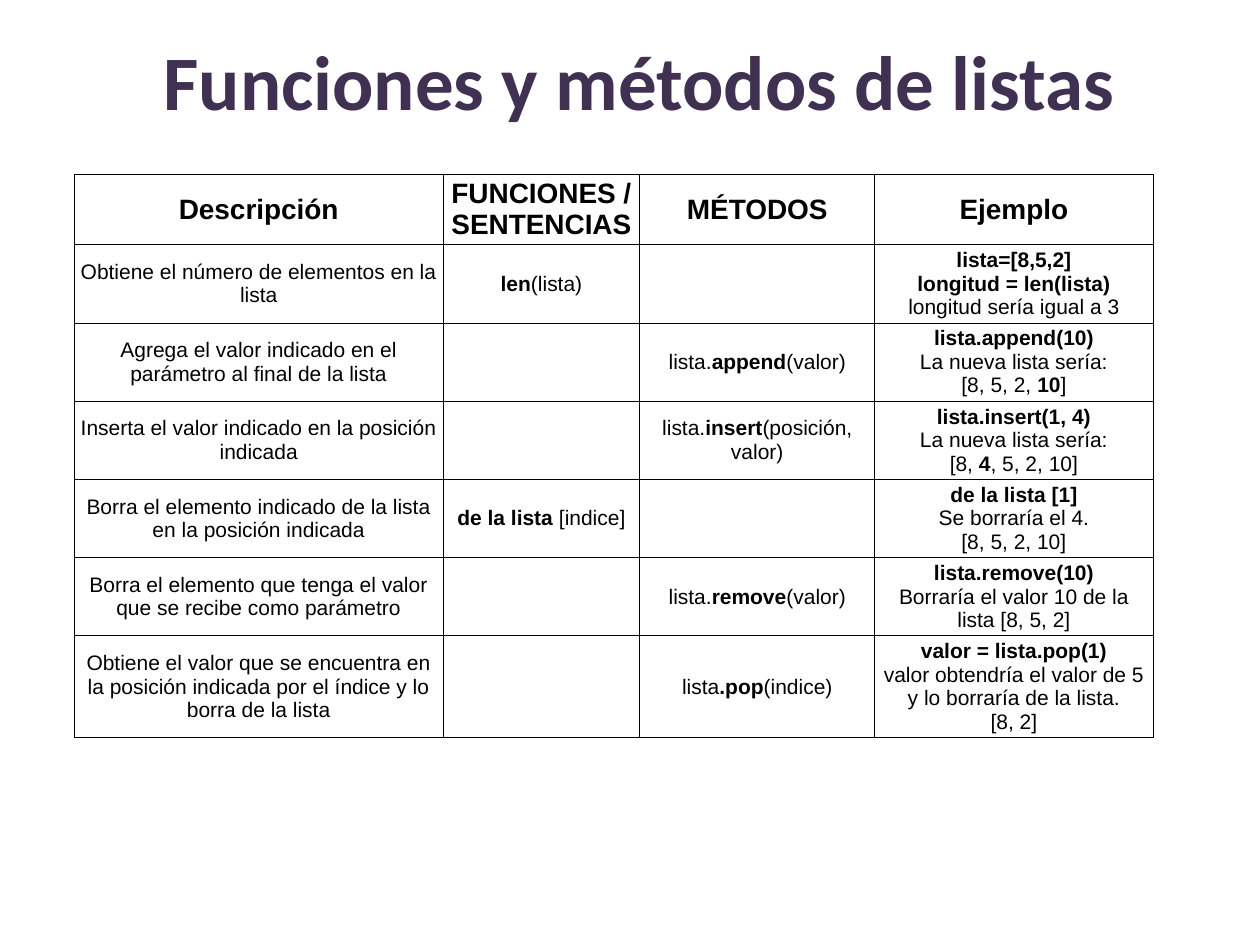
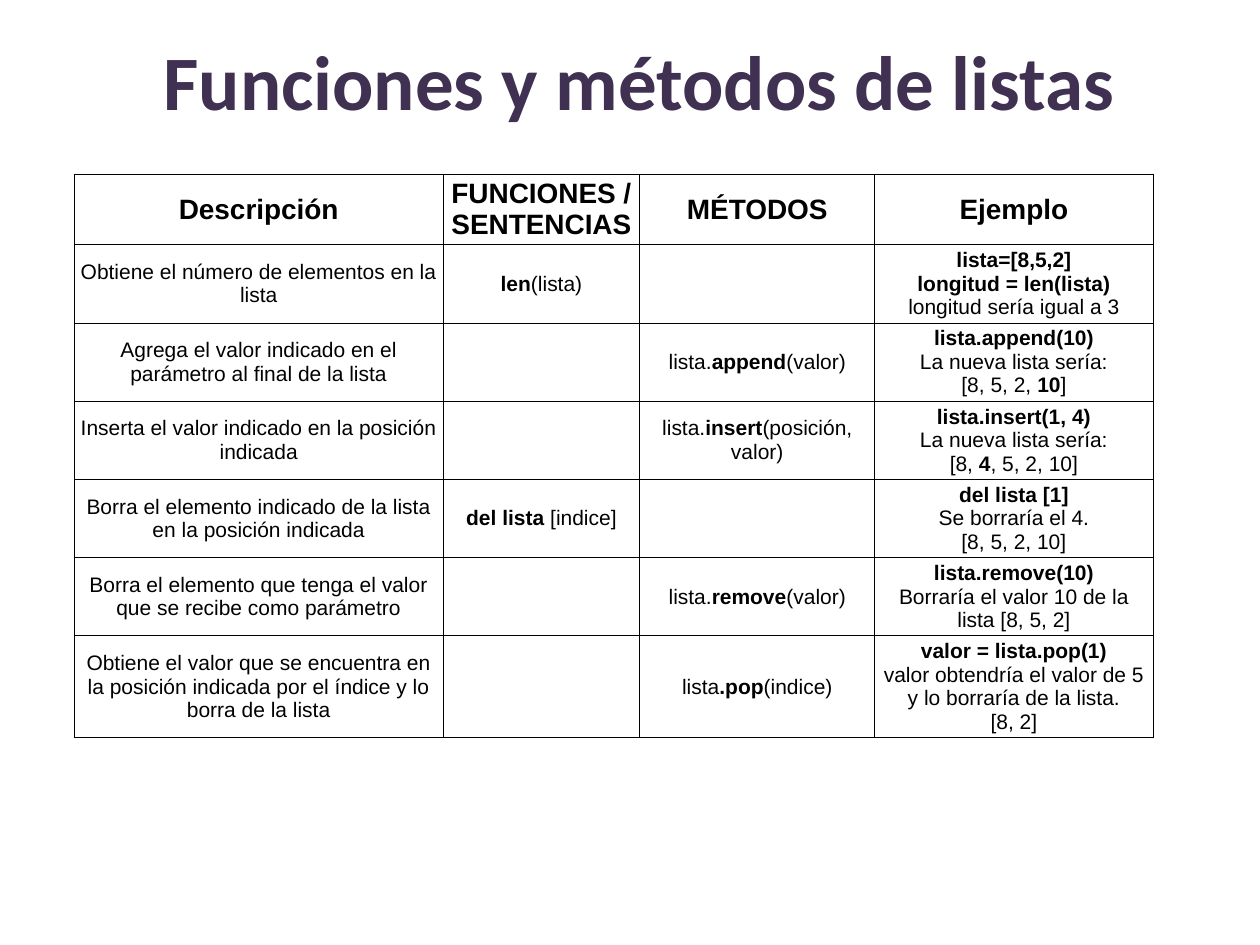
Before and after one commit to lizetheP/Analitica, a slide deck: slide 37 of Calendario2023/presentaciones/7_Listas.pptx. Drawn at 1260x945 pixels with LibreOffice and Linux fonts; fonts in the diff are those of the drawing. Boxes give left, top, right and bottom in pixels: in the first picture for what was removed or moved away, otherwise in the second. Text is boxed around its words. In the diff, an @@ line names an element or a change of style, - is before the commit and + after.

```diff
--- a/Calendario2023/presentaciones/7_Listas.pptx
+++ b/Calendario2023/presentaciones/7_Listas.pptx
@@ table at (74, 175, 1153, 775) @@
-row 5, column 2: de la lista [indice]
+row 5, column 2: del lista [indice]
-row 5, column 4: de la lista [1] / Se borraría el 4. / [8, 5, 2, 10]
+row 5, column 4: del lista [1] / Se borraría el 4. / [8, 5, 2, 10]
```
Also in this commit, not shown: 3 other files.
